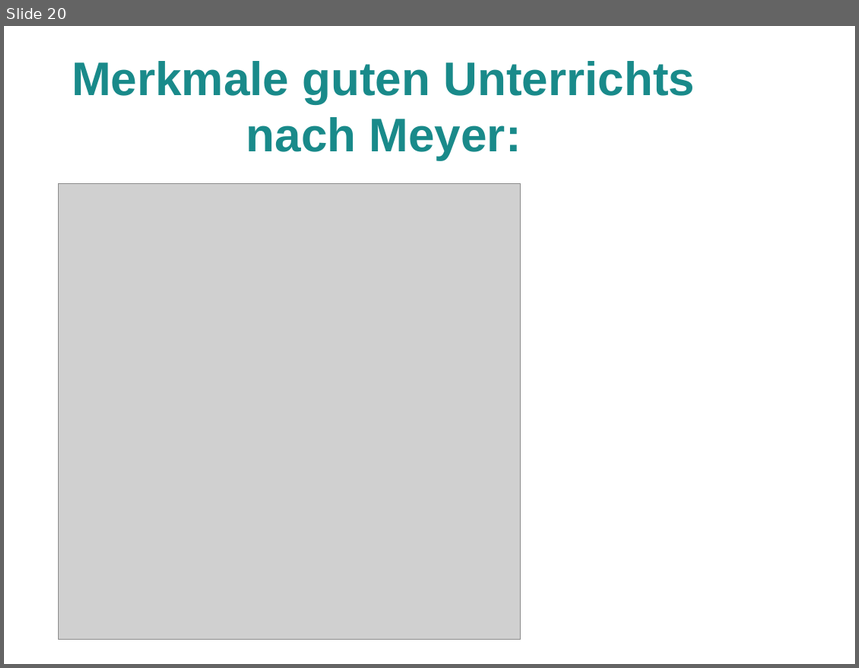
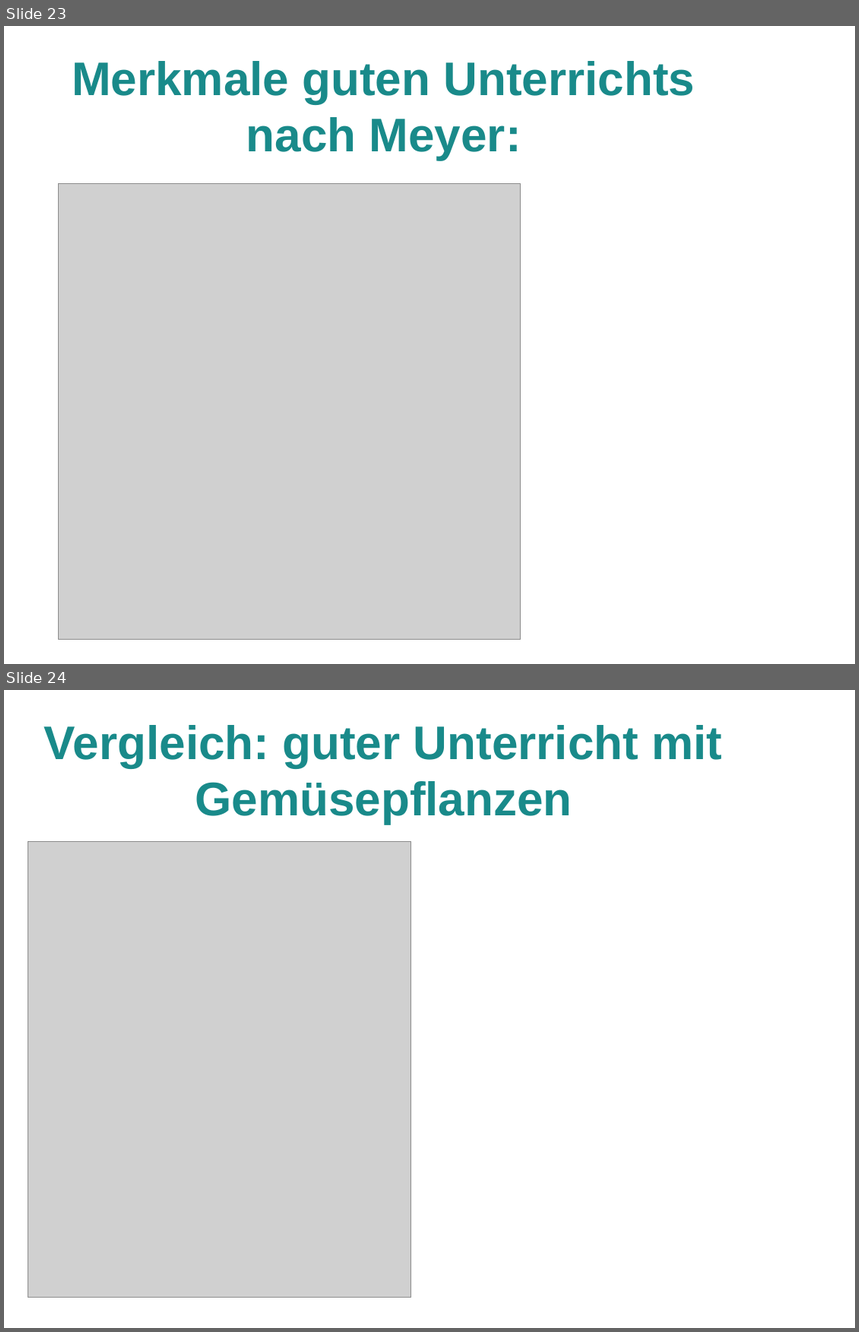
Before and after one commit to LorenzMueller/SS19, a slide deck: Mathe Didaktik/Präsentation.odp. Shown one above the other, each under a label of ours: slide 20 before the commit, slides 23 and 24 after it. The pictures are 859x668 and 859x1332 pixels, drawn with LibreOffice and Linux fonts; fonts in the diff are those of the drawing; grey boxes stand for pictures; background and template pictures are left out. Boxes give left, top, right and bottom in pixels: in the first picture for what was removed or moved away, otherwise in the second. Text is boxed around its words. In the diff, an @@ line names an element or a change of style, - is before the commit and + after.

```diff
--- a/Mathe Didaktik/Präsentation.odp
+++ b/Mathe Didaktik/Präsentation.odp
@@ slide 24 added at <box>4,690,855,1328</box>, background picture (left out) @@
@@ title added at <box>44,725,722,824</box>, 44 pt, text #198A8A, bold @@
+Vergleich: guter Unterricht mit Gemüsepflanzen
@@ picture added at <box>28,842,411,1299</box> @@
@@ what was slide 20 is now slide 23 @@
```
Also in this commit, not shown: 4 slides changed, 4 other slides added, 2 other files.
